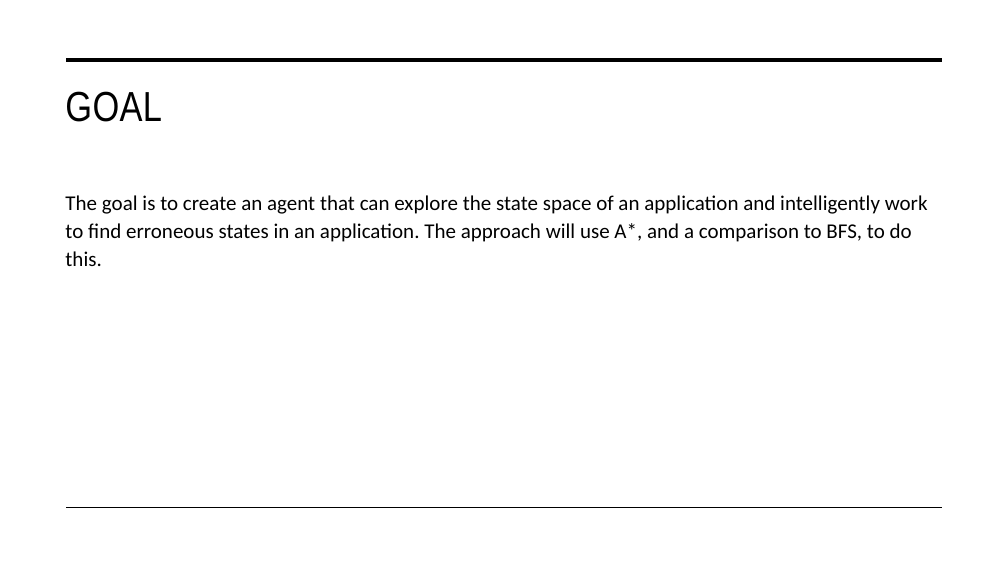
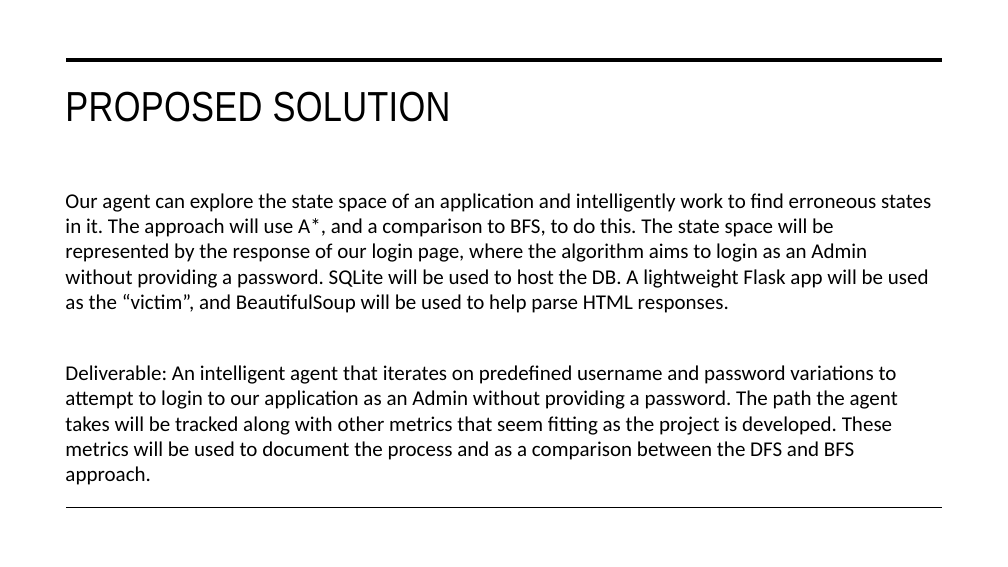
Before and after one commit to jessevfranks/State-Space-Search-for-Software-Auditing, a slide deck: slide 3 of documents/Project Proposal.pptx. Drawn at 1008x567 pixels with LibreOffice and Linux fonts; fonts in the diff are those of the drawing. Boxes give left, top, right and bottom in pixels: in the first picture for what was removed or moved away, otherwise in the second. Text is boxed around its words. In the diff, an @@ line names an element or a change of style, - is before the commit and + after.

Commit message:
Project proposal edits and submission

```diff
--- a/documents/Project Proposal.pptx
+++ b/documents/Project Proposal.pptx
@@ title at (65, 91, 451, 122): text changed @@
-GOAL
+PROPOSED SOLUTION
@@ text at (65, 193, 931, 485): text changed @@
-The goal is to create an agent that can explore the state space of an application and intelligently work to find erroneous states in an application. The approach will use A*, and a comparison to BFS, to do this.
+Our agent can explore the state space of an application and intelligently work to find erroneous states in it. The approach will use A*, and a comparison to BFS, to do this. The state space will be represented by the response of our login page, where the algorithm aims to login as an Admin without providing a password. SQLite will be used to host the DB. A lightweight Flask app will be used as the “victim”, and BeautifulSoup will be used to help parse HTML responses.
+Deliverable: An intelligent agent that iterates on predefined username and password variations to attempt to login to our application as an Admin without providing a password. The path the agent takes will be tracked along with other metrics that seem fitting as the project is developed. These metrics will be used to document the process and as a comparison between the DFS and BFS approach.
```
Also in this commit, not shown: 2 other slides changed, 1 other file.
